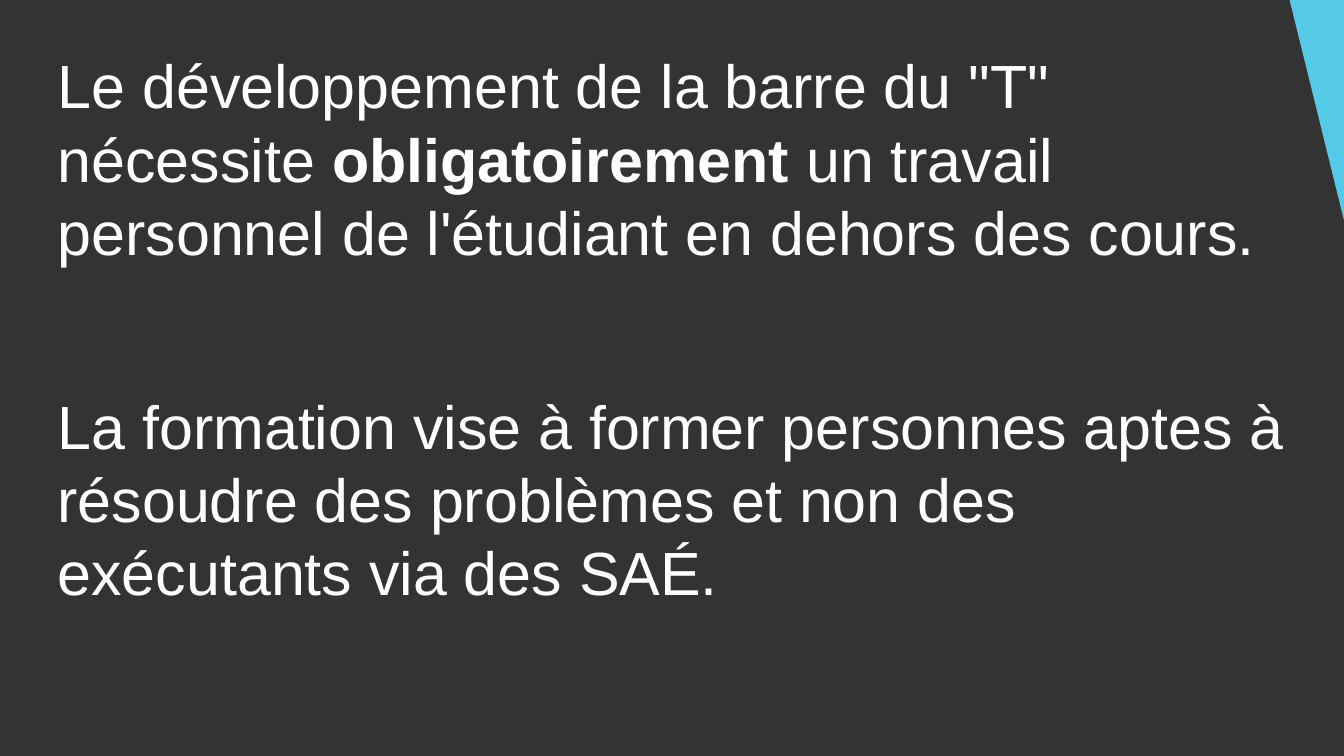
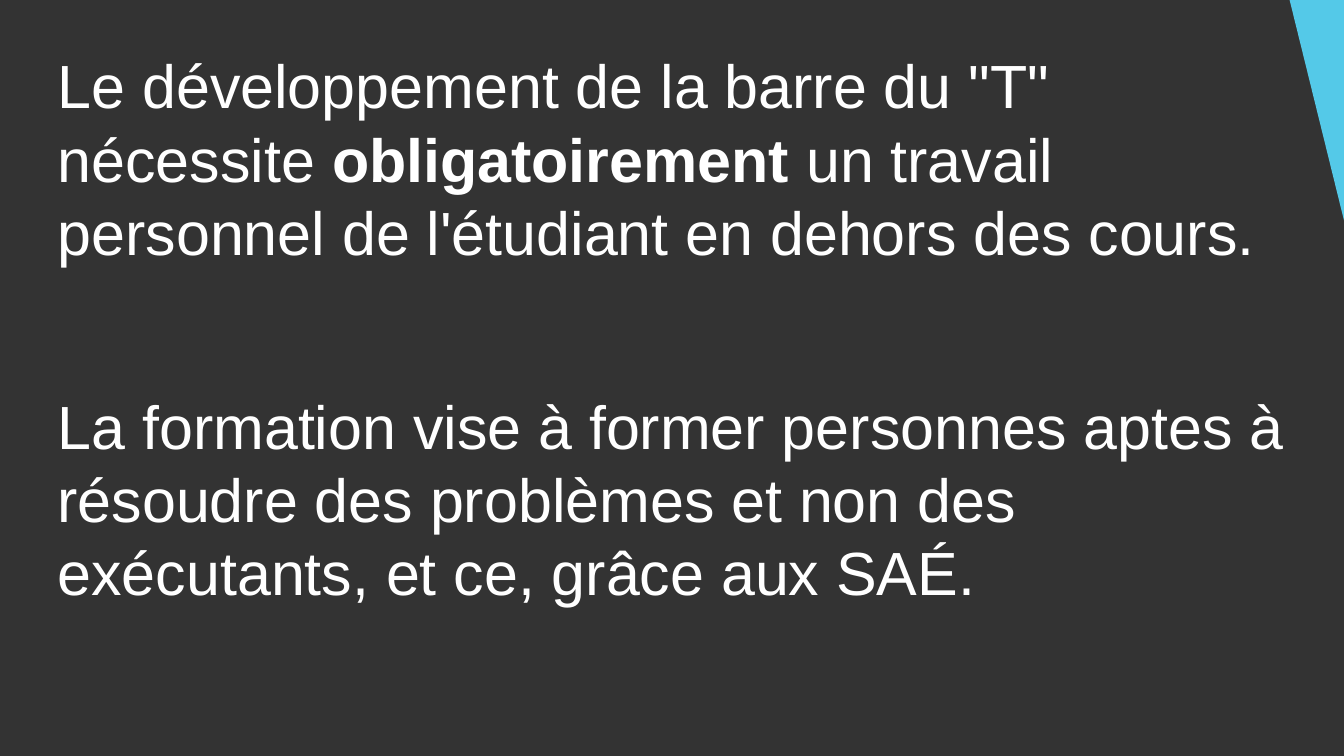
Before and after one commit to DanYellow/cours, a slide deck: slide 12 of presentation-formation-mmi/presentation.odp (slide 10 before the commit). Drawn at 1344x756 pixels with LibreOffice and Linux fonts; fonts in the diff are those of the drawing. Boxes give left, top, right and bottom in pixels: in the first picture for what was removed or moved away, otherwise in the second. Text is boxed around its words. In the diff, an @@ line names an element or a change of style, - is before the commit and + after.

Commit message:
Update presentation-mmi

```diff
--- a/presentation-formation-mmi/presentation.odp
+++ b/presentation-formation-mmi/presentation.odp
@@ text at [58, 404, 1283, 606]: text changed @@
-La formation vise à former personnes aptes à résoudre des problèmes et non des exécutants via des SAÉ.
+La formation vise à former personnes aptes à résoudre des problèmes et non des exécutants, et ce, grâce aux SAÉ.
```
Also in this commit, not shown: 11 other slides changed, 1 slide added, 1 other file.
